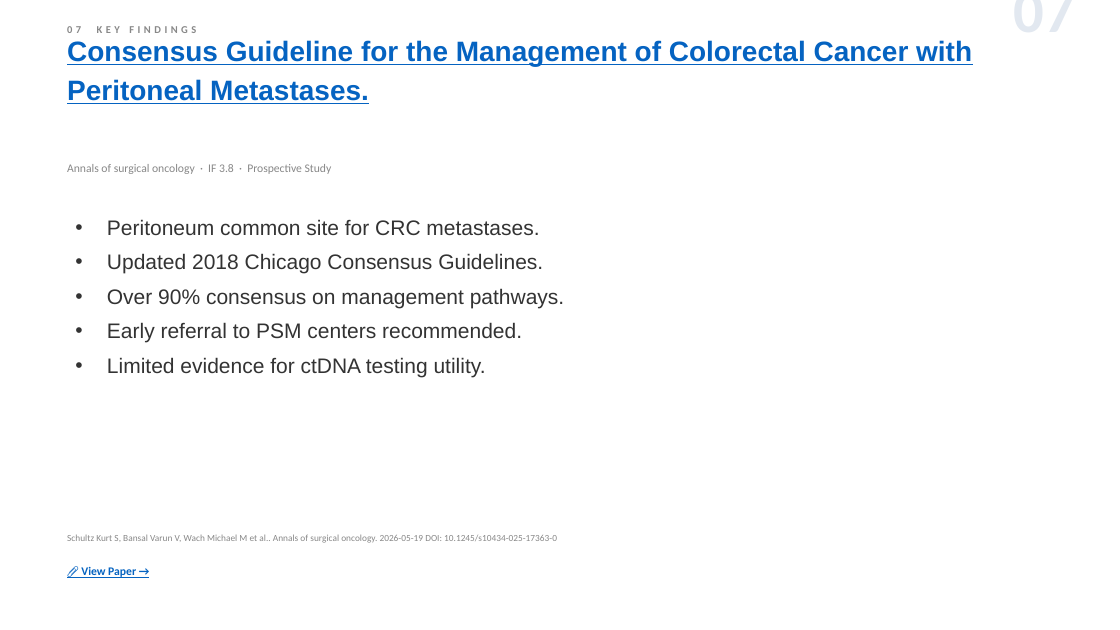
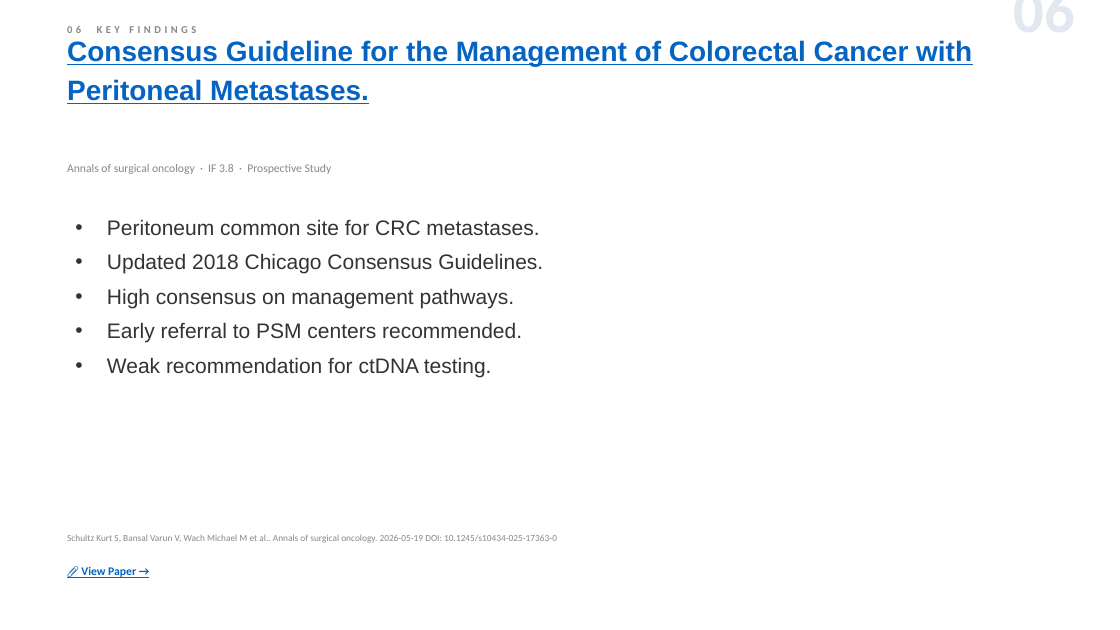
Before and after one commit to jejenhu-maker/colorectal-weekly-digest, a slide deck: slide 8 of docs/digest-en.pptx (slide 9 before the commit). Drawn at 1120x630 pixels with LibreOffice and Linux fonts; fonts in the diff are those of the drawing. Boxes give left, top, right and bottom in pixels: in the first picture for what was removed or moved away, otherwise in the second. Text is boxed around its words. In the diff, an @@ line names an element or a change of style, - is before the commit and + after.

```diff
--- a/docs/digest-en.pptx
+++ b/docs/digest-en.pptx
@@ text at (67, 26, 196, 33): text changed @@
-07 KEY FINDINGS
+06 KEY FINDINGS
@@ text at (840, 8, 1075, 8): text changed @@
-07
+06
@@ text at (107, 288, 514, 308): text changed @@
-• Over 90% consensus on management pathways.
+• High consensus on management pathways.
@@ text at (107, 357, 492, 377): text changed @@
-• Limited evidence for ctDNA testing utility.
+• Weak recommendation for ctDNA testing.
```
Also in this commit, not shown: 11 other slides changed, 2 slides added, 2 slides removed, 2 other files.
